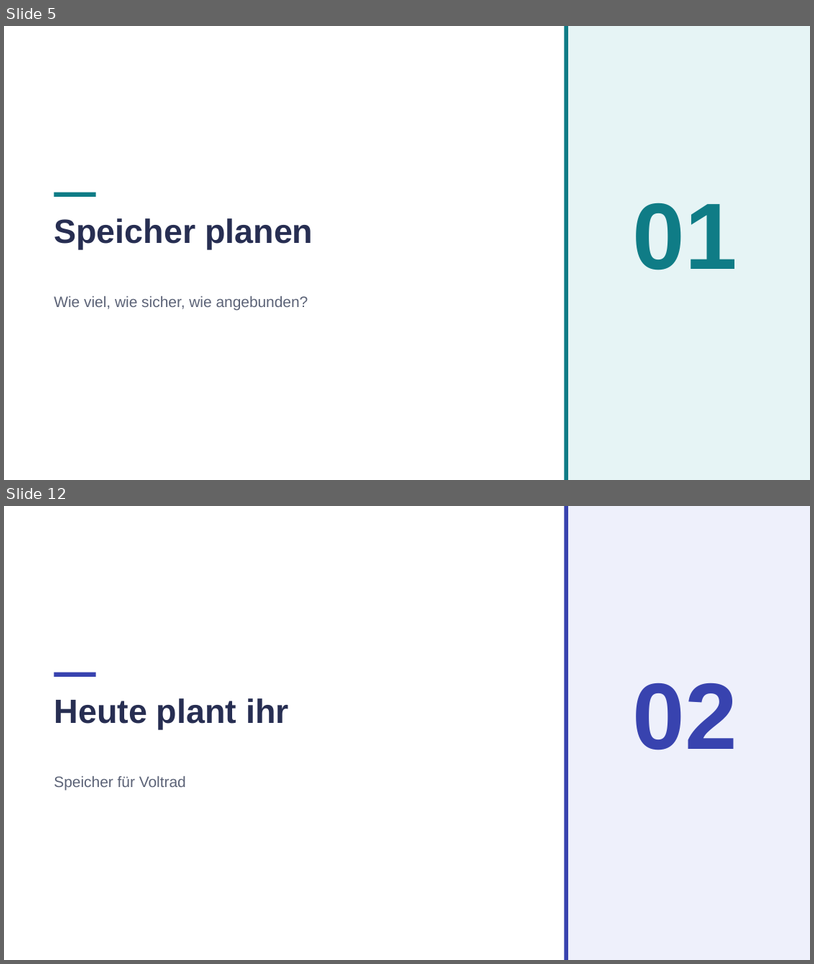
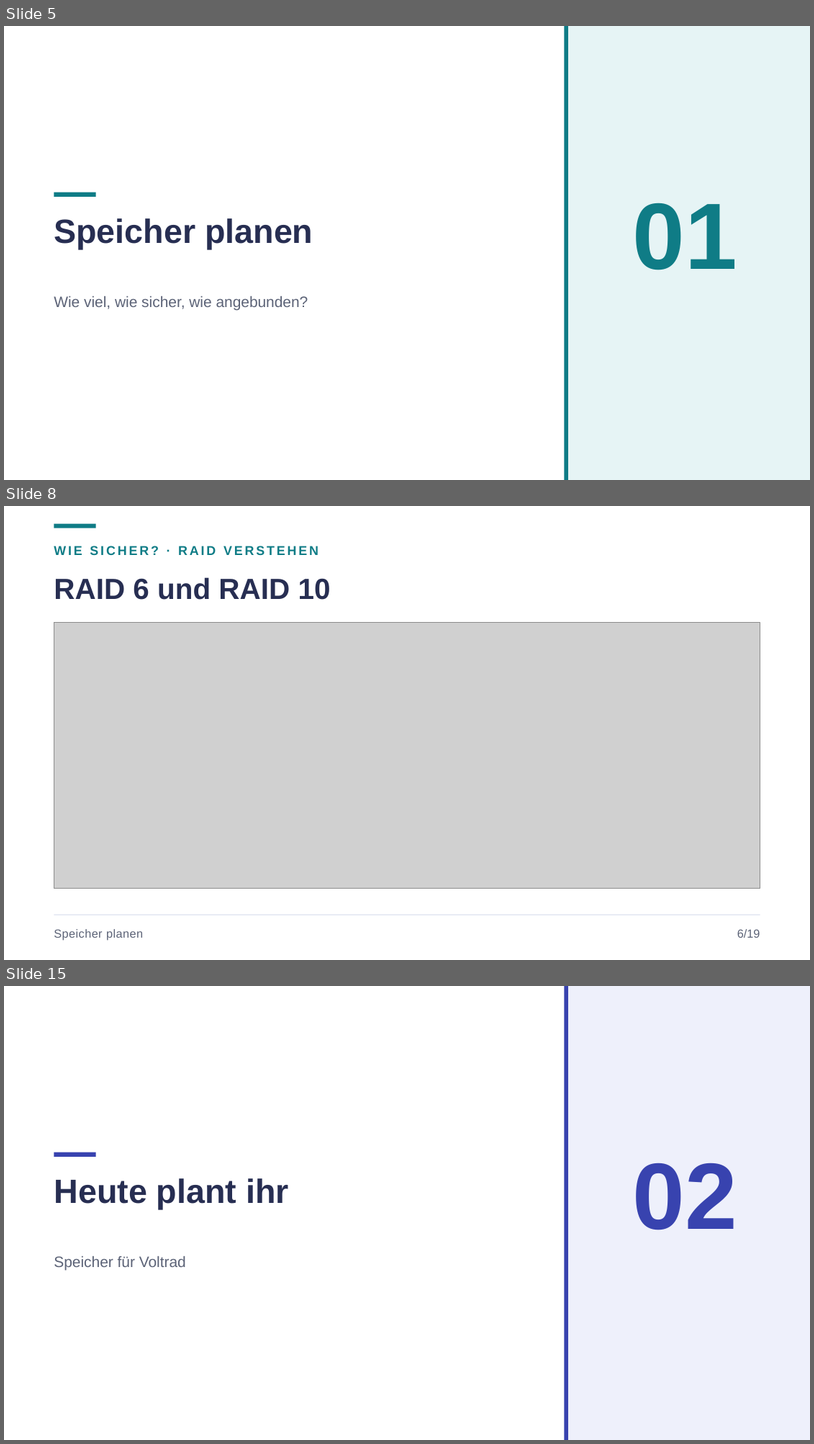
Before and after one commit to JacobMenge/kurs-unterlagen, a slide deck: folien/14-speicher.pptx. Shown one above the other, each under a label of ours: slides 5 and 12 before the commit, slides 5, 8 and 15 after it; the slides between them are not shown. The pictures are 814x964 and 814x1444 pixels, drawn with LibreOffice and Linux fonts; fonts in the diff are those of the drawing; grey boxes stand for pictures. Boxes give left, top, right and bottom in pixels: in the first picture for what was removed or moved away, otherwise in the second. Text is boxed around its words. In the diff, an @@ line names an element or a change of style, - is before the commit and + after.

```diff
--- a/folien/14-speicher.pptx
+++ b/folien/14-speicher.pptx
@@ slide 8 added at bbox=[4, 506, 810, 960], background #FFFFFF @@
@@ rectangle added at bbox=[54, 524, 96, 528], fill #0F7C86 @@
@@ text added at bbox=[54, 546, 319, 555], 11.5 pt, text #0F7C86, bold @@
+WIE SICHER? · RAID VERSTEHEN
@@ text added at bbox=[54, 577, 331, 600], 26 pt, text #272E52, bold @@
+RAID 6 und RAID 10
@@ picture added at bbox=[54, 622, 761, 888] @@
@@ line added from (54, 915) to (761, 915), #DFE3F0 0.75 pt @@
@@ text added at bbox=[54, 929, 143, 940], 10.5 pt, text #5C6377 @@
+Speicher planen
@@ text added at bbox=[738, 929, 761, 937], 10.5 pt, text #5C6377 @@
+6/19
@@ what was slide 12 is now slide 15 @@
```
Also in this commit, not shown: 16 slides changed, 2 other slides added, 5 other files.
